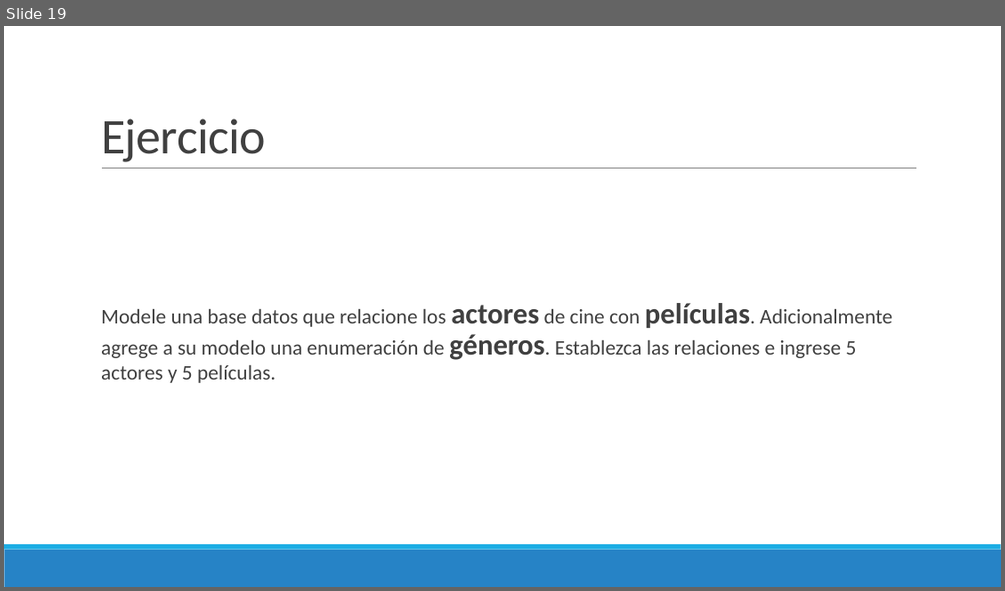
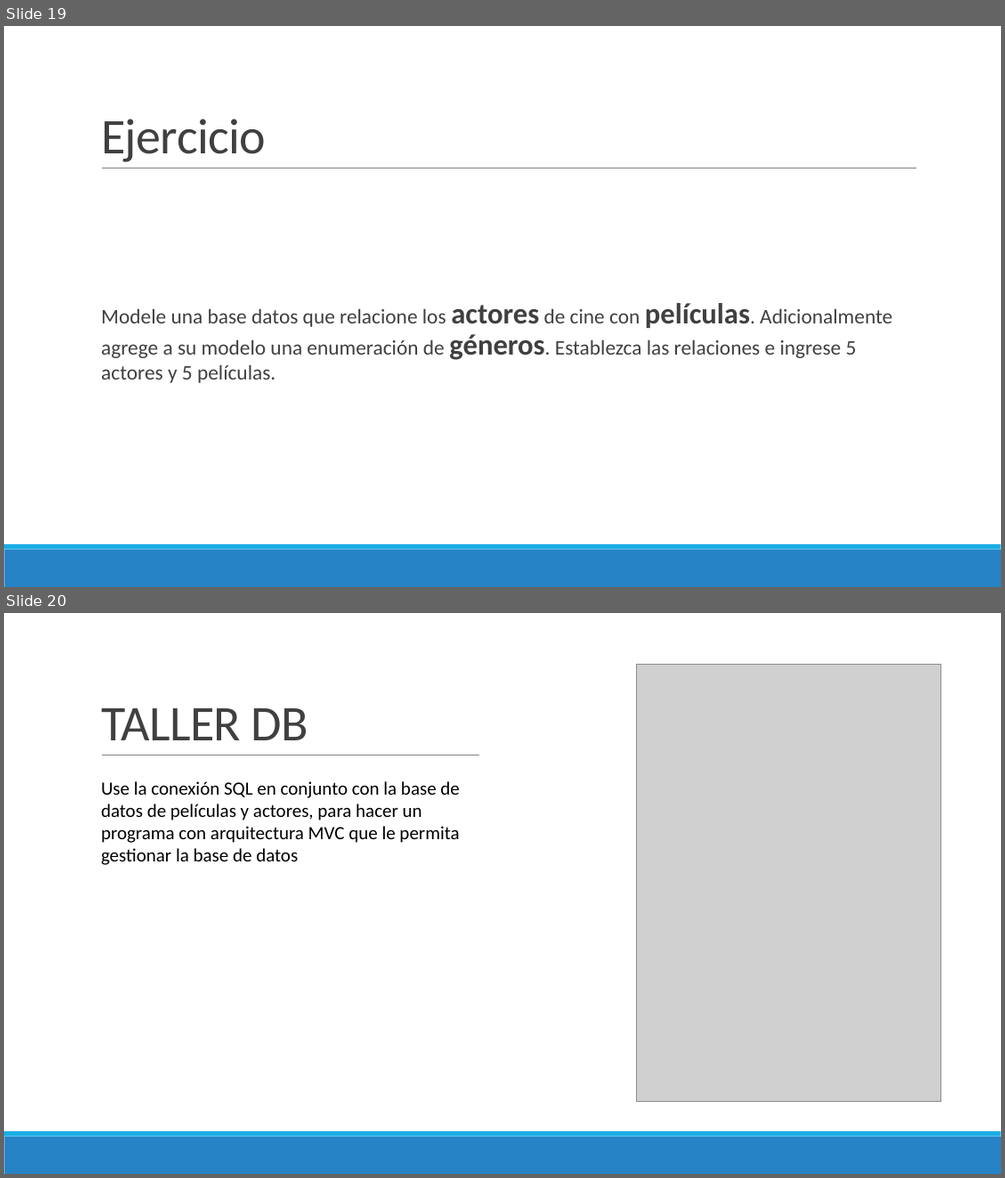
Before and after one commit to Domiciano/ProgramRed192, a slide deck: Clase10/Presentación.pptx. Shown one above the other, each under a label of ours: slide 19 before the commit, slides 19 and 20 after it. The pictures are 1005x591 and 1005x1178 pixels, drawn with LibreOffice and Linux fonts; fonts in the diff are those of the drawing; grey boxes stand for pictures. Boxes give left, top, right and bottom in pixels: in the first picture for what was removed or moved away, otherwise in the second. Text is boxed around its words. In the diff, an @@ line names an element or a change of style, - is before the commit and + after.

```diff
--- a/Clase10/Presentación.pptx
+++ b/Clase10/Presentación.pptx
@@ slide 20 added at (x1=4, y1=613, x2=1001, y2=1174), background #FFFFFF; not listed: 3 template elements that a slide beside it also shows @@
@@ rectangle added at (x1=479, y1=617, x2=966, y2=1120), fill #FFFFFF @@
@@ picture added at (x1=637, y1=665, x2=942, y2=1102) @@
@@ title added at (x1=101, y1=708, x2=308, y2=740), 48 pt, text #404040 @@
+TALLER DB
@@ text added at (x1=101, y1=781, x2=459, y2=865), 18 pt, text #000000 @@
+Use la conexión SQL en conjunto con la base de datos de películas y actores, para hacer un programa con arquitectura MVC que le permita gestionar la base de datos
```
Also in this commit, not shown: 4 slides changed, 6 other slides added.
